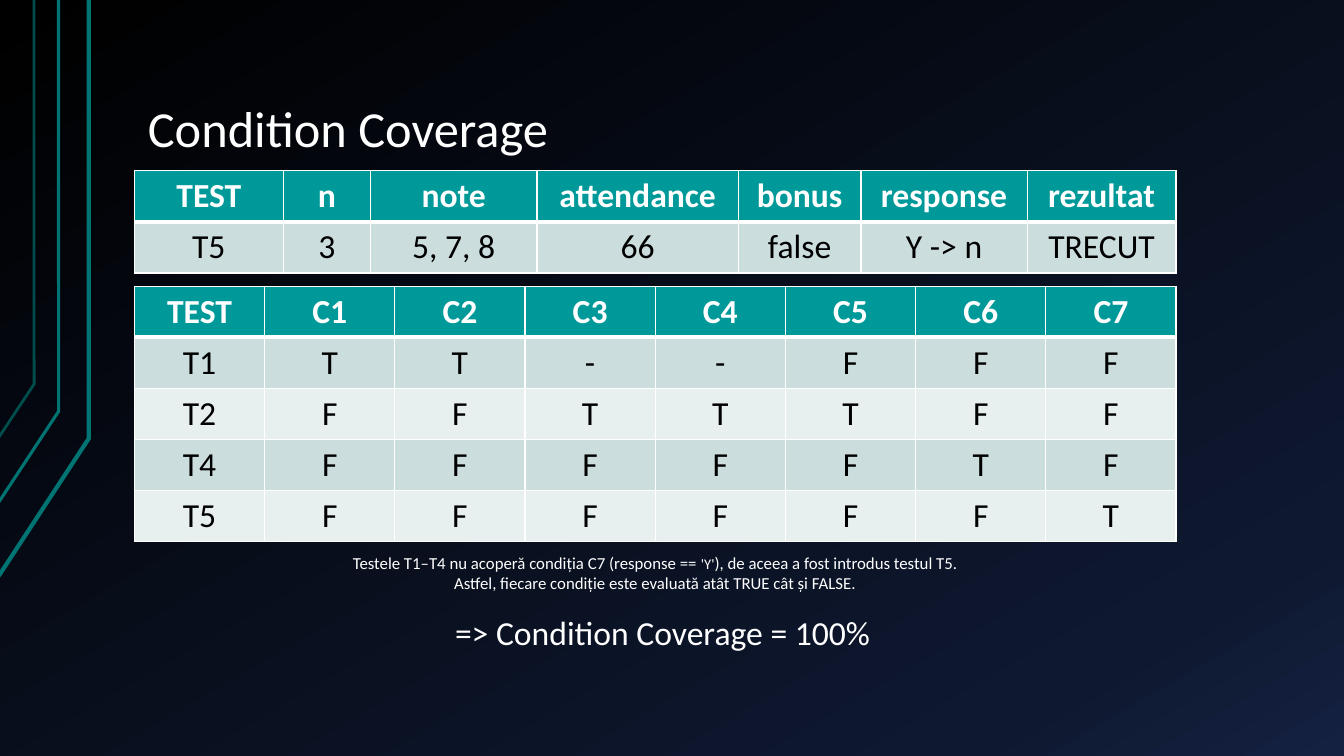
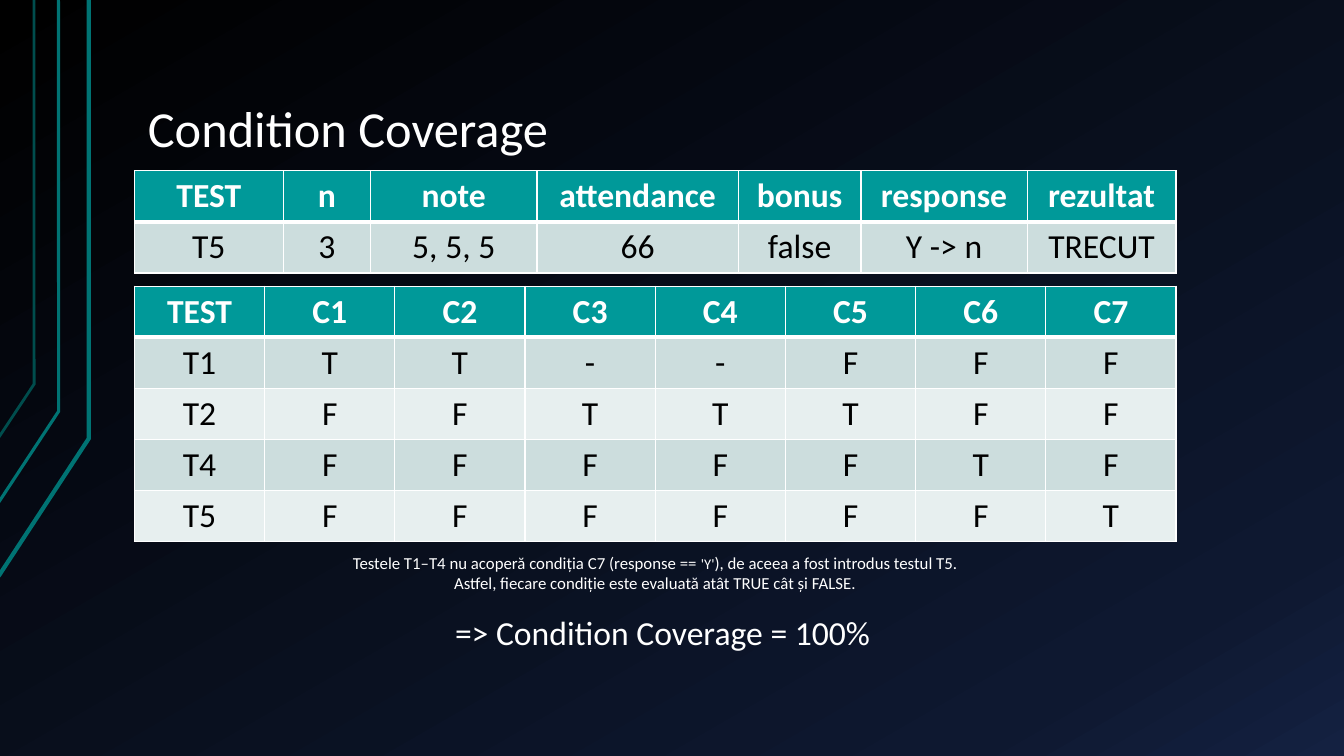
Before and after one commit to M4731/BDTS, a slide deck: slide 9 of Topici Speciale in BDTS/Topici Speciale în BDTS.pptx. Drawn at 1344x756 pixels with LibreOffice and Linux fonts; fonts in the diff are those of the drawing. Boxes give left, top, right and bottom in pixels: in the first picture for what was removed or moved away, otherwise in the second. Text is boxed around its words. In the diff, an @@ line names an element or a change of style, - is before the commit and + after.

```diff
--- a/Topici Speciale in BDTS/Topici Speciale în BDTS.pptx
+++ b/Topici Speciale in BDTS/Topici Speciale în BDTS.pptx
@@ table at (134,170,1178,271) @@
-row 2, column 3: 5, 7, 8
+row 2, column 3: 5, 5, 5
```
Also in this commit, not shown: 1 other slide changed, 5 slides added, 5 other files.
